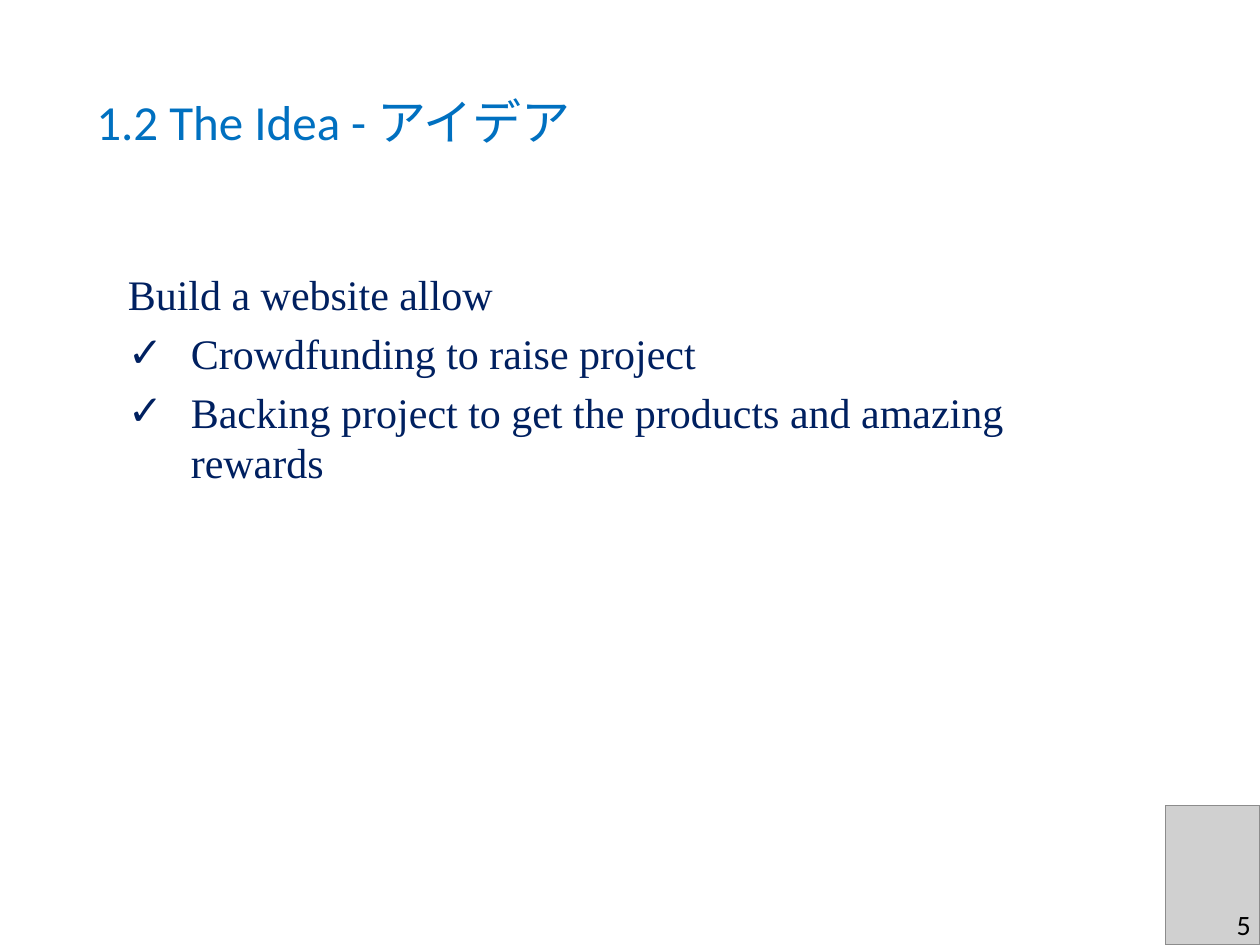
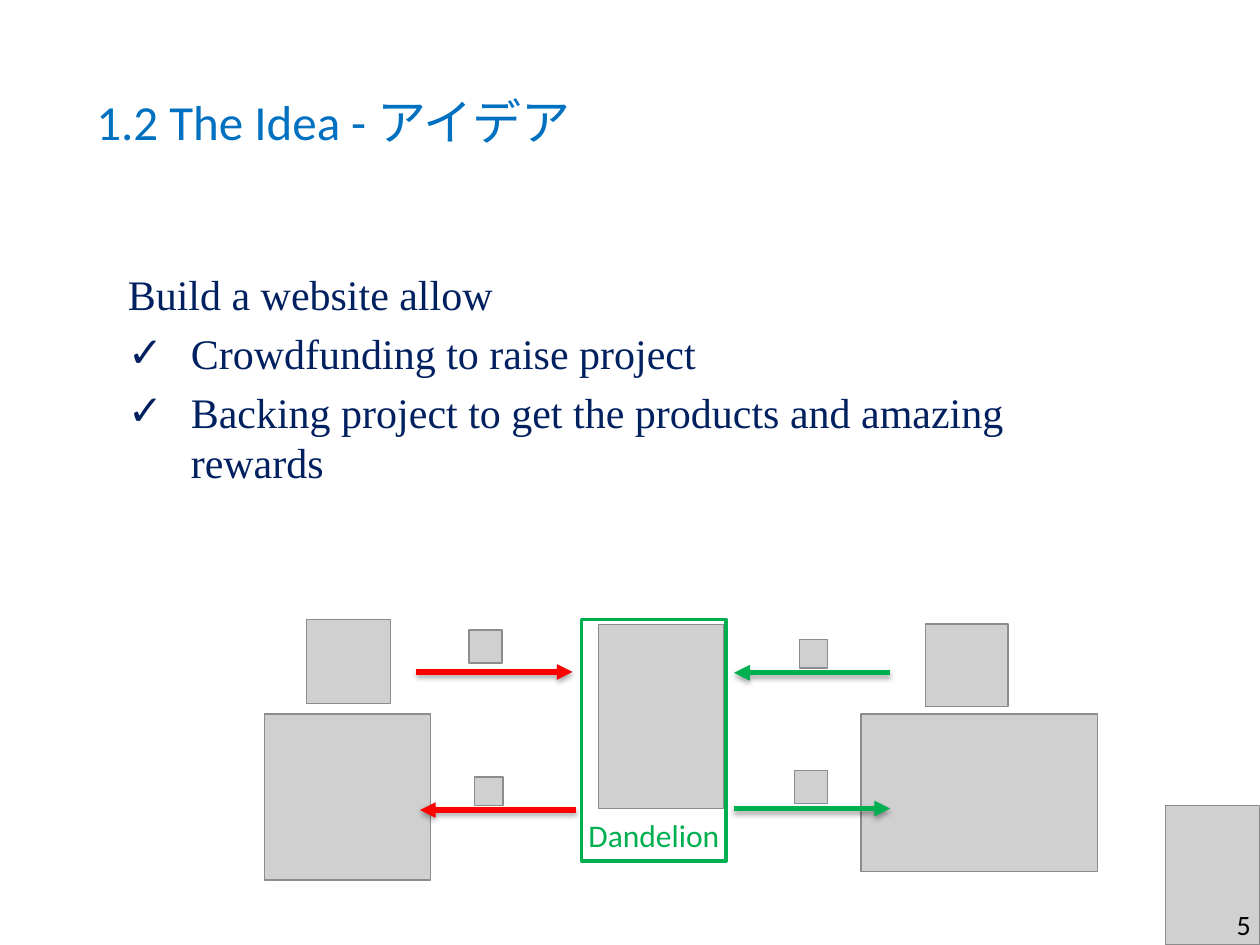
Before and after one commit to sangnvus/2015FALLJS01, a slide deck: slide 10 of WIP/Documents/Report 6/DDL_Slide_v1.2.pptx (slide 11 before the commit). Drawn at 1260x945 pixels with LibreOffice and Linux fonts; fonts in the diff are those of the drawing; grey boxes stand for pictures; background and template pictures are left out. Boxes give left, top, right and bottom in pixels: in the first picture for what was removed or moved away, otherwise in the second. Text is boxed around its words. In the diff, an @@ line names an element or a change of style, - is before the commit and + after.

```diff
--- a/WIP/Documents/Report 6/DDL_Slide_v1.2.pptx
+++ b/WIP/Documents/Report 6/DDL_Slide_v1.2.pptx
@@ picture added at <box>306,620,391,704</box> @@
@@ rectangle added at <box>581,620,726,862</box>, outline #00B050 2 pt @@
@@ picture added at <box>598,624,723,808</box> @@
@@ picture added at <box>925,624,1008,707</box> @@
@@ picture added at <box>469,630,501,663</box> @@
@@ picture added at <box>799,640,827,668</box> @@
@@ arrow added from (417, 672) to (572, 672), #FF0000 3 pt @@
@@ arrow added from (890, 673) to (735, 673), #00B050 3 pt @@
@@ picture added at <box>265,714,431,881</box> @@
@@ picture added at <box>861,714,1097,872</box> @@
@@ picture added at <box>475,777,503,805</box> @@
@@ picture added at <box>795,770,828,803</box> @@
@@ arrow added from (735, 809) to (890, 809), #00B050 3 pt @@
@@ arrow added from (576, 810) to (420, 810), #FF0000 3 pt @@
@@ text added at <box>588,825,719,848</box>, 18 pt, text #00B050 @@
+Dandelion
```
Also in this commit, not shown: 12 other slides changed, 1 slide removed.
